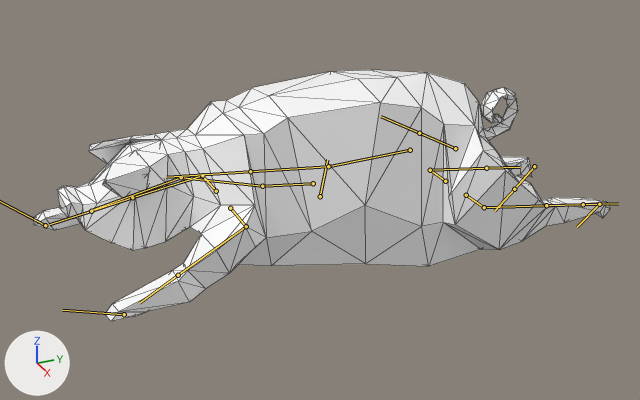
The glTF model dist-wax/assets/rig-a-jig/Pig_skinned.glb: old version first, new version second.
Both versions are drawn from a 50 mm camera at (13.9, -6.51, 9.31) aimed at (0.07, -0.28, 2.4). The lights are fixed; the arrows at lower left show +X, +Y and +Z. The picture after the commit comes second. Both versions are drawn at frame 15 of the action 'Jump'; the numbers are the values there. The bones that change, and the others that lie on the model, are drawn over the model as lines. Mesh edges are drawn as thin lines.

Objects in the first picture: 'Pig'.
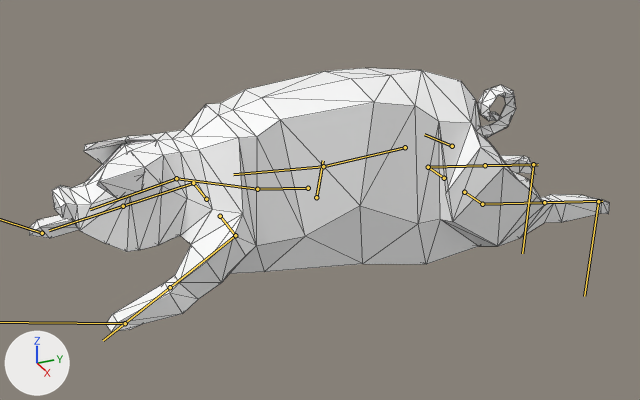
What differs and where, as boxes (x1, y1, x2, y2) in the pictures (640 x 400 px):
'Pig', posed
    before: (34, 70, 611, 321)
    after: (29, 68, 610, 332)
bone 'Body', root to tip
    before: (320, 196) to (327, 159)
    after: (316, 197) to (323, 160)
bone 'FrontLeg.R', root to tip
    before: (216, 191) to (202, 175)
    after: (206, 199) to (193, 183)
bone 'BackLeg.R', root to tip
    before: (445, 181) to (430, 170)
    after: (444, 178) to (428, 167)
bone 'FrontLeg.L', root to tip
    before: (230, 208) to (246, 226)
    after: (220, 216) to (235, 235)
bone 'Shoulders', root to tip
    before: (313, 183) to (262, 186)
    after: (308, 188) to (257, 189)
bone 'Head', root to tip
    before: (181, 177) to (92, 210)
    after: (176, 178) to (90, 209)
bone 'BackFoot.R', root to tip
    before: (534, 166) to (514, 189)
    after: (533, 164) to (522, 253)
bone 'BackFoot.L', root to tip
    before: (599, 204) to (577, 227)
    after: (598, 201) to (584, 296)

The edits, one by one:
Bone 'FrontFoot.R' (bone_frontfoot_r) moves from (0.0, 3.19, -2.16) to (0.0, 3.27, -2.02).
Bone 'FrontFoot.R' (bone_frontfoot_r) turns from (-41, 0, 0) to (-31, 0, 0) degrees about its own x, y and z.
Bone 'Body' (bone_body) moves from (0.0, 0.13, 0.27) to (0.0, 0.13, 0.35).
Bone 'Body' (bone_body) turns from (-12, 0, 0) to (-11, 0, 0) degrees about its own x, y and z.
Bone 'FrontLeg.R' (bone_frontleg_r) moves from (-0.04, 0.0, 0.03) to (-0.13, 0.0, 0.13).
Bone 'FrontLeg.R' (bone_frontleg_r) turns from (0, 59, 0) to (0, 60, 0) degrees about its own x, y and z.
Bone 'BackLeg.R' (bone_backleg_r) moves from (0.2, 0.0, -0.44) to (0.22, 0.0, -0.46).
Bone 'BackLeg.R' (bone_backleg_r) turns from (0, -68, 0) to (0, -67, 0) degrees about its own x, y and z.
Bone 'FrontLeg.L' (bone_frontleg_l) moves from (-0.04, 0.0, -0.03) to (-0.13, 0.0, -0.13).
Bone 'FrontLeg.L' (bone_frontleg_l) turns from (0, -39, 0) to (0, -37, 0) degrees about its own x, y and z.
Bone 'Shoulders' (bone_shoulders) moves from (-0.03, -0.53, 0.09) to (-0.02, -0.53, 0.02).
Bone 'Shoulders' (bone_shoulders) turns from (-12, 0, -1) to (-9, 0, -1) degrees about its own x, y and z.
Bone 'Head' (bone_head) turns from (15, 4, -11) to (13, 4, -10) degrees about its own x, y and z.
Bone 'BackFoot.R' (bone_backfoot_r) moves from (0.0, -2.55, -1.53) to (0.0, -2.52, -1.58).
Bone 'BackFoot.R' (bone_backfoot_r) turns from (43, 0, 0) to (89, 0, 0) degrees about its own x, y and z.
Bone 'FrontFoot.L' (bone_frontfoot_l) moves from (0.0, 2.38, -1.44) to (0.0, 2.38, -1.27).
Bone 'FrontFoot.L' (bone_frontfoot_l) turns from (-19, 0, 0) to (-15, 0, 0) degrees about its own x, y and z.
Bone 'BackFoot.L' (bone_backfoot_l) moves from (0.0, -2.57, -1.52) to (0.0, -2.53, -1.58).
Bone 'BackFoot.L' (bone_backfoot_l) turns from (40, 0, 0) to (89, 0, 0) degrees about its own x, y and z.
